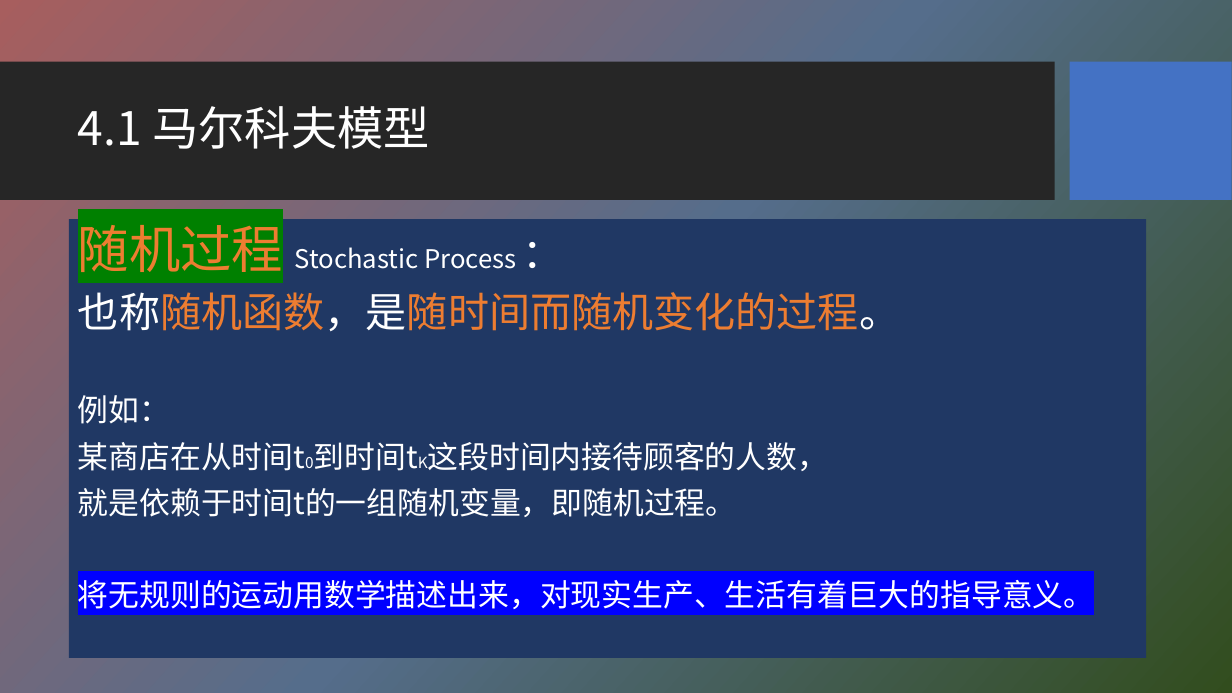
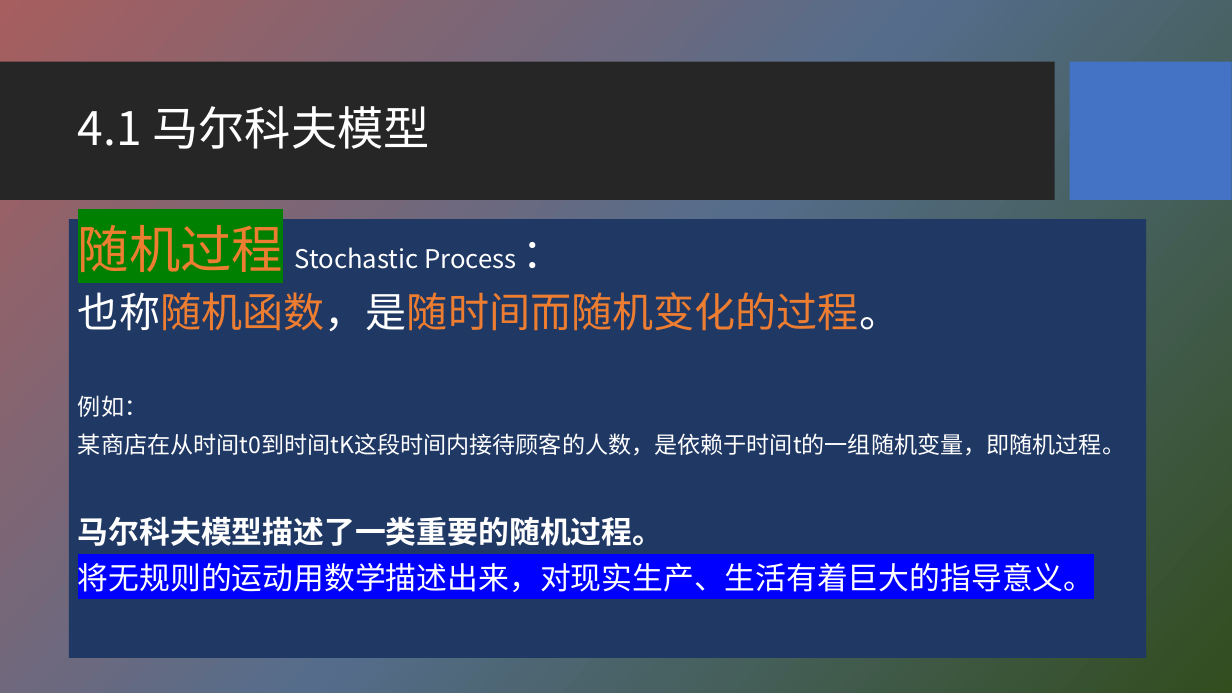
Before and after one commit to HBU/NLP_PPT, a slide deck: slide 3 of PPT-2020/ch04 隐马尔科夫模型.pptx. Drawn at 1232x693 pixels with LibreOffice and Linux fonts; fonts in the diff are those of the drawing; background and template pictures are left out. Boxes give left, top, right and bottom in pixels: in the first picture for what was removed or moved away, otherwise in the second. Text is boxed around its words. In the diff, an @@ line names an element or a change of style, - is before the commit and + after.

```diff
--- a/PPT-2020/ch04 隐马尔科夫模型.pptx
+++ b/PPT-2020/ch04 隐马尔科夫模型.pptx
@@ text at <box>78,395,147,417</box>: size 24 to 18 pt in "例如：" @@
@@ text at <box>78,433,1125,546</box>: text changed; size 24 to 18 pt @@
-某商店在从时间t0到时间tK这段时间内接待顾客的人数，
-就是依赖于时间t的一组随机变量，即随机过程。
+某商店在从时间t0到时间tK这段时间内接待顾客的人数，是依赖于时间t的一组随机变量，即随机过程。
+马尔科夫模型描述了一类重要的随机过程。
```
Also in this commit, not shown: 19 other slides changed.
